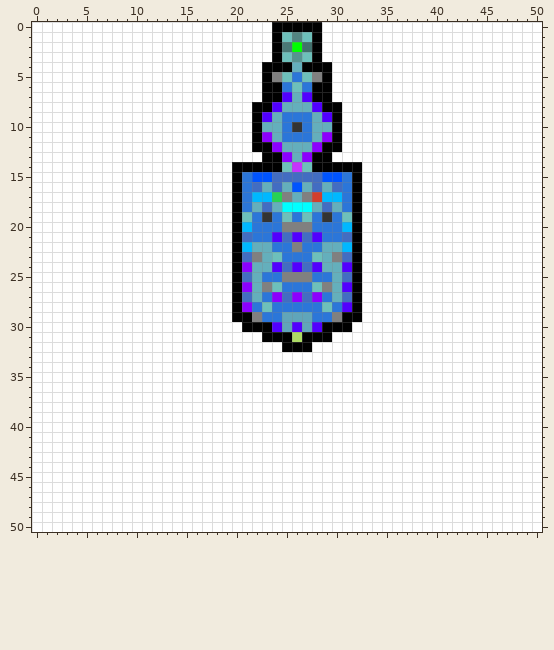
File history of a pixel-art sprite, Assets/GameData/Levels/Water_Sublevels/Painted_WaterLvls/water_lvl9.png. Above: the version before the commit.
The file is 51x51 pixels.
And afterwards:
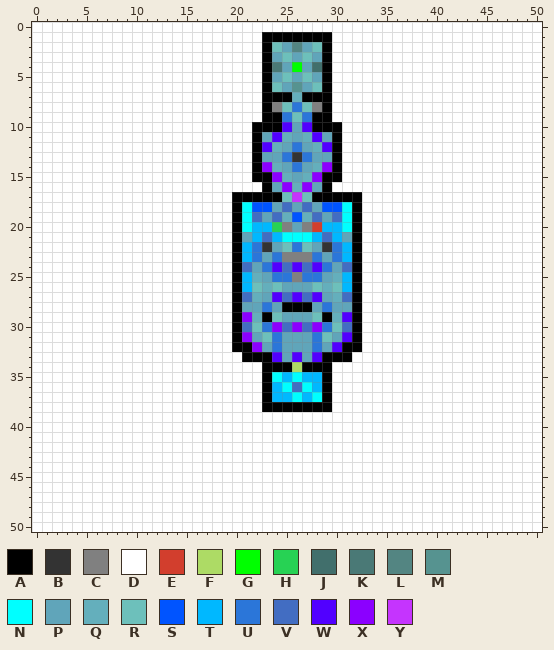
Palette (. is transparent): A #000000  B #333333  C #808080  D #ffffff  E #d23e2d  F #addb65  G #00ff00  H #27d254  J #416f6c  K #4a7976  L #538582  M #569390  N #00ffff  P #60a5ba  Q #64afbc  R #6dc0bb  S #0054ff  T #00b8ff  U #2b76d9  V #426dc2  W #5100ff  X #8b00ff  Y #c534fe
Commit: Balance Water completo
Difference:
{"y":0,"x":24,"old":"AAAAA","new":"DDDDD"}
{"y":1,"x":23,"old":"D","new":"A"}
{"y":1,"x":25,"old":"RLR","new":"AAA"}
{"y":1,"x":29,"old":"D","new":"A"}
{"y":2,"x":23,"old":"DAKGJAD","new":"ARPLPRA"}
{"y":3,"x":23,"old":"DA","new":"AP"}
{"y":3,"x":26,"old":"M","new":"P"}
{"y":3,"x":28,"old":"AD","new":"PA"}
{"y":4,"x":24,"old":"AAQAA","new":"KPGPJ"}
{"y":5,"x":24,"old":"C","new":"P"}
{"y":5,"x":26,"old":"U","new":"P"}
{"y":5,"x":28,"old":"C","new":"P"}
{"y":6,"x":24,"old":"AURUA","new":"RPMPR"}
{"y":7,"x":25,"old":"W","new":"A"}
{"y":7,"x":27,"old":"W","new":"A"}
{"y":8,"x":22,"old":"A","new":"D"}
{"y":8,"x":24,"old":"WQQQW","new":"CRURC"}
{"y":8,"x":30,"old":"A","new":"D"}
{"y":9,"x":22,"old":"AWQ","new":"DAA"}
{"y":9,"x":26,"old":"U","new":"R"}
{"y":9,"x":28,"old":"QWA","new":"AAD"}
{"y":10,"x":23,"old":"QQUBUQQ","new":"AAWPWAA"}
{"y":11,"x":23,"old":"XQUUUQX","new":"PWQPQWP"}
{"y":12,"x":23,"old":"AXQQQXA","new":"WQPUPQW"}
{"y":13,"x":22,"old":"DAAXQXAAD","new":"APPUBUPPA"}
{"y":14,"x":20,"old":"AA","new":"DD"}
{"y":14,"x":23,"old":"AARYRAA","new":"XQPUPQX"}
{"y":14,"x":31,"old":"AA","new":"DD"}
{"y":15,"x":20,"old":"AUSSVVVVVSSUA","new":"DDAAXQPQXAADD"}
{"y":16,"x":20,"old":"AUVQVQSQVQVUA","new":"DDDAPXQXPADDD"}
{"y":17,"x":21,"old":"UTTHCQCETTU","new":"AAAARYRAAAA"}
{"y":18,"x":21,"old":"UQVQNNNQVQU","new":"NSSPVPVPSSN"}
{"y":19,"x":21,"old":"RUBURURUBUR","new":"NVPVQSQVPVN"}
{"y":20,"x":21,"old":"TUUU","new":"NTTH"}
{"y":20,"x":26,"old":"C","new":"P"}
{"y":20,"x":28,"old":"UUUT","new":"ETTN"}
{"y":21,"x":21,"old":"VUUWVWVWUUV","new":"PTVTNNNTVTP"}
{"y":22,"x":22,"old":"QQUUCUUQQ","new":"UBPRURPBU"}
{"y":23,"x":21,"old":"VCQRUUURQCV","new":"TUPUCCCUPUT"}
{"y":24,"x":21,"old":"XQQ","new":"VPU"}
{"y":24,"x":29,"old":"QQW","new":"UPV"}
{"y":25,"x":21,"old":"V","new":"T"}
{"y":25,"x":23,"old":"U","new":"P"}
{"y":25,"x":25,"old":"C","new":"U"}
{"y":25,"x":27,"old":"C","new":"U"}
{"y":25,"x":29,"old":"U","new":"P"}
{"y":25,"x":31,"old":"V","new":"T"}
{"y":26,"x":21,"old":"XQC","new":"TRQ"}
{"y":26,"x":25,"old":"UUU","new":"PPP"}
{"y":26,"x":29,"old":"CQW","new":"QRT"}
{"y":27,"x":23,"old":"UX","new":"PW"}
{"y":27,"x":26,"old":"X","new":"W"}
{"y":27,"x":28,"old":"XU","new":"WP"}
{"y":28,"x":21,"old":"XURUUUUURUW","new":"PPUPAAAPUPP"}
{"y":29,"x":21,"old":"ACUU","new":"XQAR"}
{"y":29,"x":28,"old":"UUCA","new":"RAQW"}
{"y":30,"x":20,"old":"DAAAWPWPWAAAD","new":"AVRUXVXVXURVA"}
{"y":31,"x":20,"old":"DDDAAAFAAADDD","new":"AXPRUPPPURPWA"}
{"y":32,"x":20,"old":"DDDDDAAADDDDD","new":"AAXPUPPPUPWAA"}
{"y":33,"x":21,"old":"DDDDDDDDDDD","new":"AAAWPWPWAAA"}
{"y":34,"x":23,"old":"DDDDDDD","new":"AAAFAAA"}
{"y":35,"x":23,"old":"DDDDDDD","new":"ANTNTTA"}
{"y":36,"x":23,"old":"DDDDDDD","new":"ATNVNTA"}
{"y":37,"x":23,"old":"DDDDDDD","new":"ATTNTNA"}
{"y":38,"x":23,"old":"DDDDDDD","new":"AAAAAAA"}
{"label":"changed","picture_box":[232,22,362,412]}
